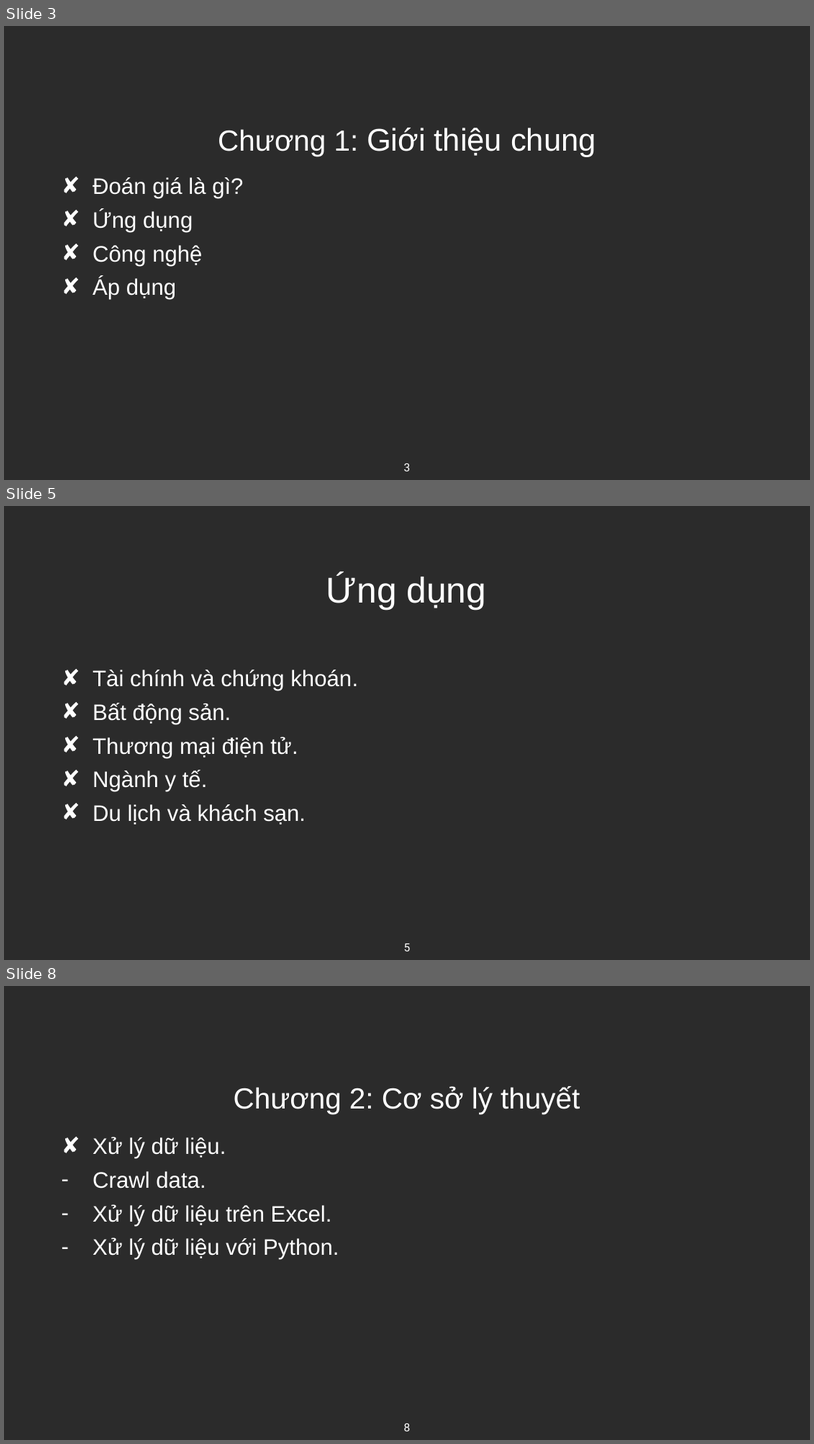
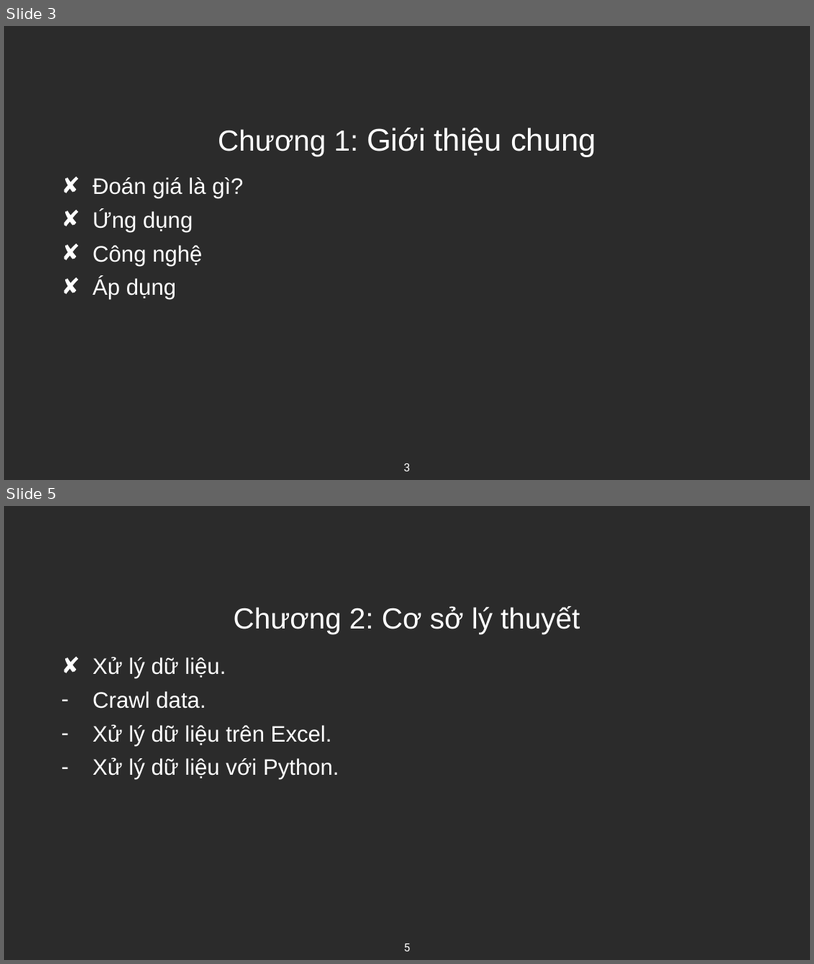
Before and after one commit to duckhhbg/KHDL, a slide deck: KHDL.pptx. Shown one above the other, each under a label of ours: slides 3, 5 and 8 before the commit, slides 3 and 5 after it; the slides between them are not shown. The pictures are 814x1444 and 814x964 pixels, drawn with LibreOffice and Linux fonts; fonts in the diff are those of the drawing; background and template pictures are left out; a plain dark background stands for a picture behind light text. Boxes give left, top, right and bottom in pixels: in the first picture for what was removed or moved away, otherwise in the second. Text is boxed around its words. In the diff, an @@ line names an element or a change of style, - is before the commit and + after.

```diff
--- a/KHDL.pptx
+++ b/KHDL.pptx
@@ slide 5 removed at [4,506,810,960], background picture (left out) @@
@@ title removed at [327,574,487,610] @@
-Ứng dụng
@@ text removed at [93,669,358,824] @@
-✘ Tài chính và chứng khoán.
-✘ Bất động sản.
-✘ Thương mại điện tử.
-✘ Ngành y tế.
-✘ Du lịch và khách sạn.
@@ page number removed at [404,943,411,951] @@
-5
@@ what was slide 8 is now slide 5 @@
@@ page number at [404,943,411,951]: text changed @@
-8
+5
```
Also in this commit, not shown: 4 slides changed, 1 slide added, 10 other slides removed, 1 other file.
